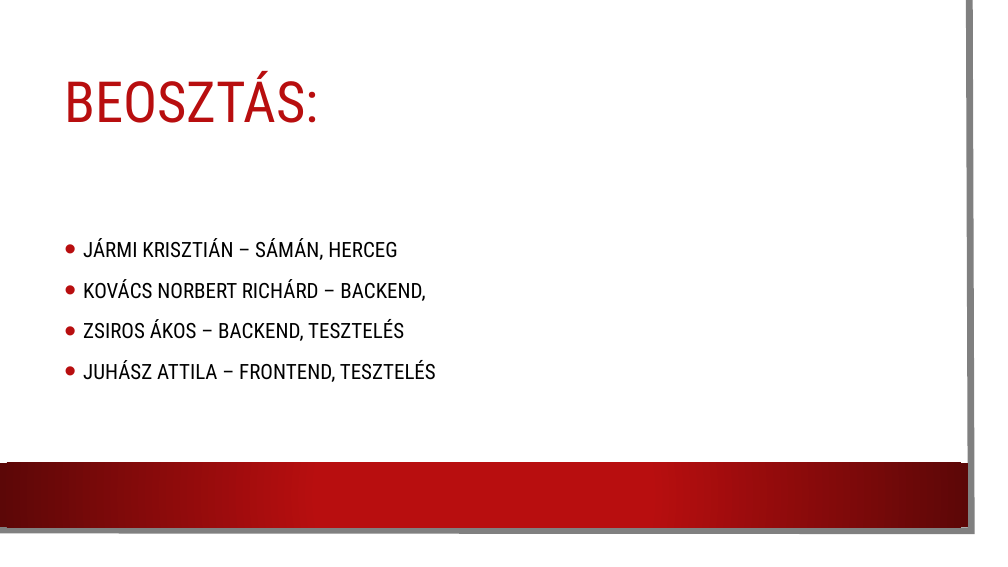
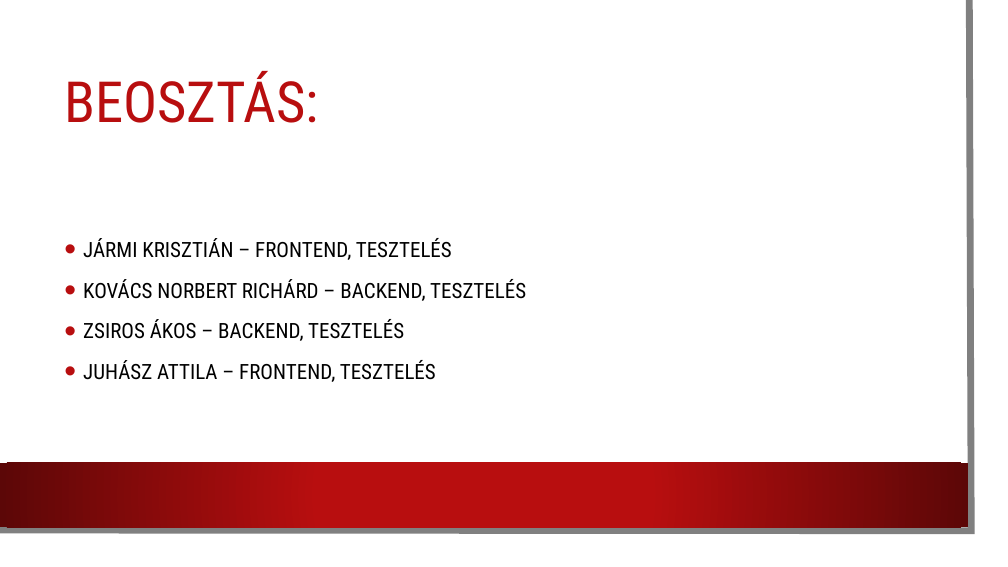
Before and after one commit to Tepertvau/ProjektFeladat, a slide deck: slide 2 of PPT/Véradós-móka.pptx. Drawn at 1008x567 pixels with LibreOffice and Linux fonts; fonts in the diff are those of the drawing; background and template pictures are left out. Boxes give left, top, right and bottom in pixels: in the first picture for what was removed or moved away, otherwise in the second. Text is boxed around its words. In the diff, an @@ line names an element or a change of style, - is before the commit and + after.

Commit message:
Hibas PPT javitasa

```diff
--- a/PPT/Véradós-móka.pptx
+++ b/PPT/Véradós-móka.pptx
@@ text at <box>83,238,526,301</box>: text changed @@
-• JÁRMI KRISZTIÁN – SÁMÁN, HERCEG
-• KOVÁCS NORBERT RICHÁRD – BACKEND,
+• JÁRMI KRISZTIÁN – FRONTEND, TESZTELÉS
+• KOVÁCS NORBERT RICHÁRD – BACKEND, TESZTELÉS
```
